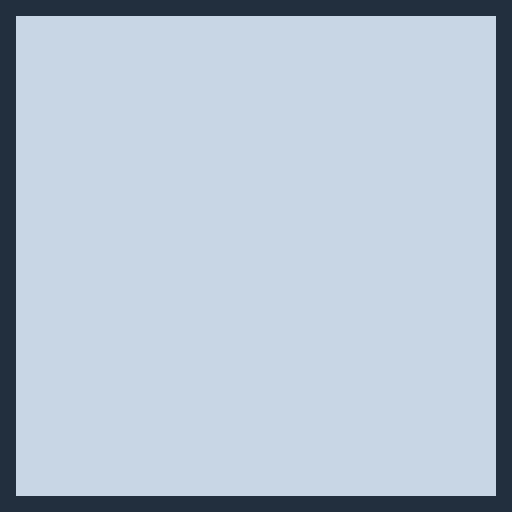
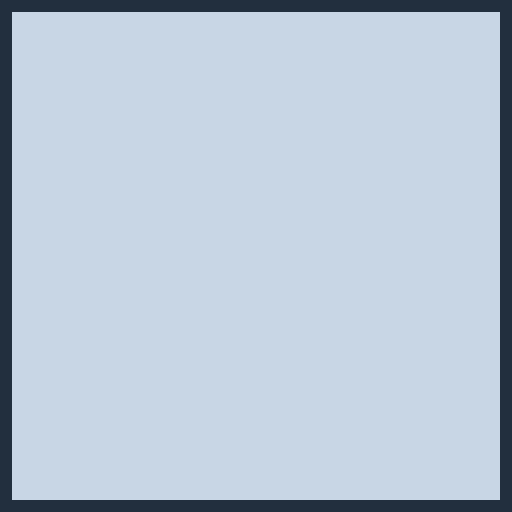
Layered file, before and after one edit (512 x 512). Changes by layer:
painted on "Rectangle 1" over [12, 12, 500, 500]
